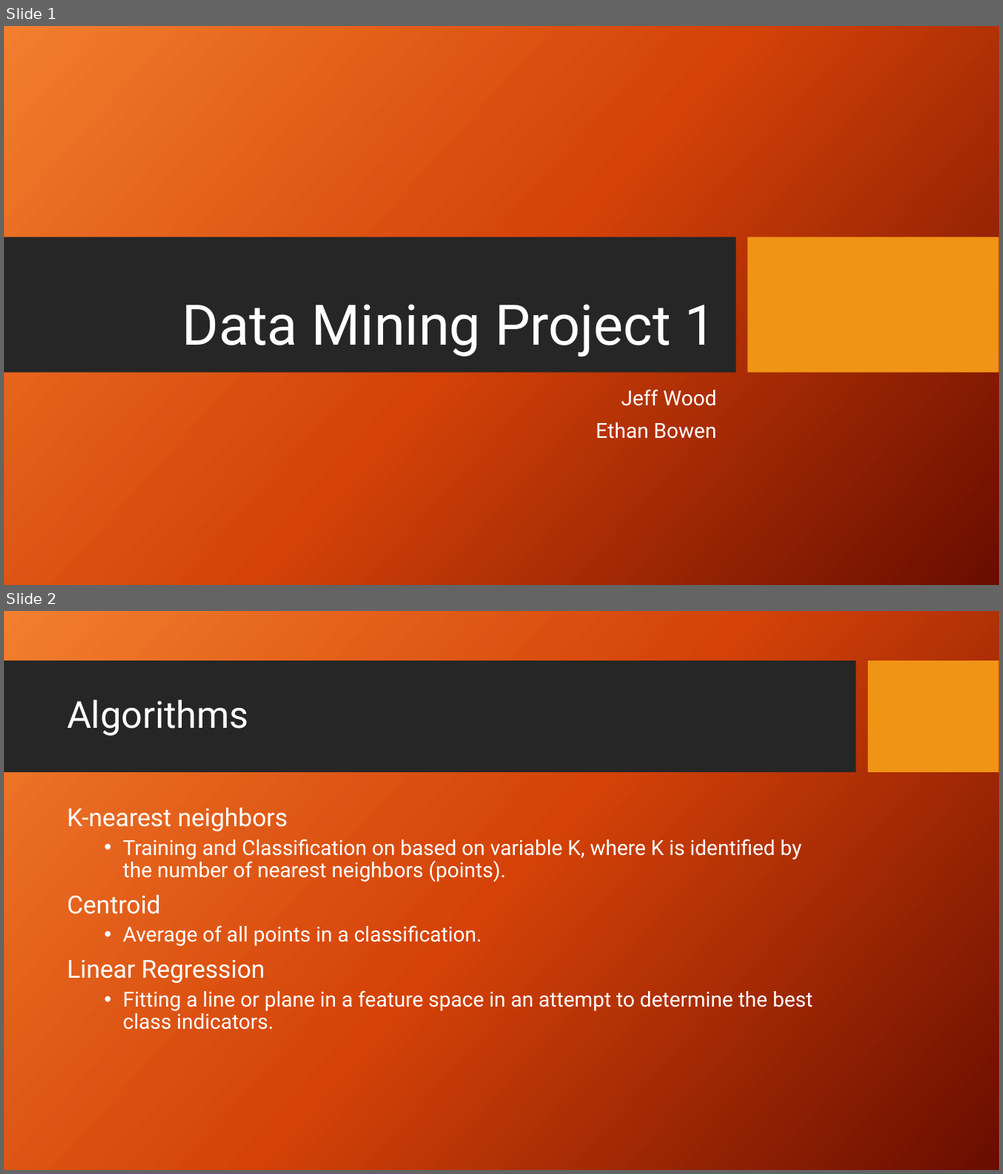
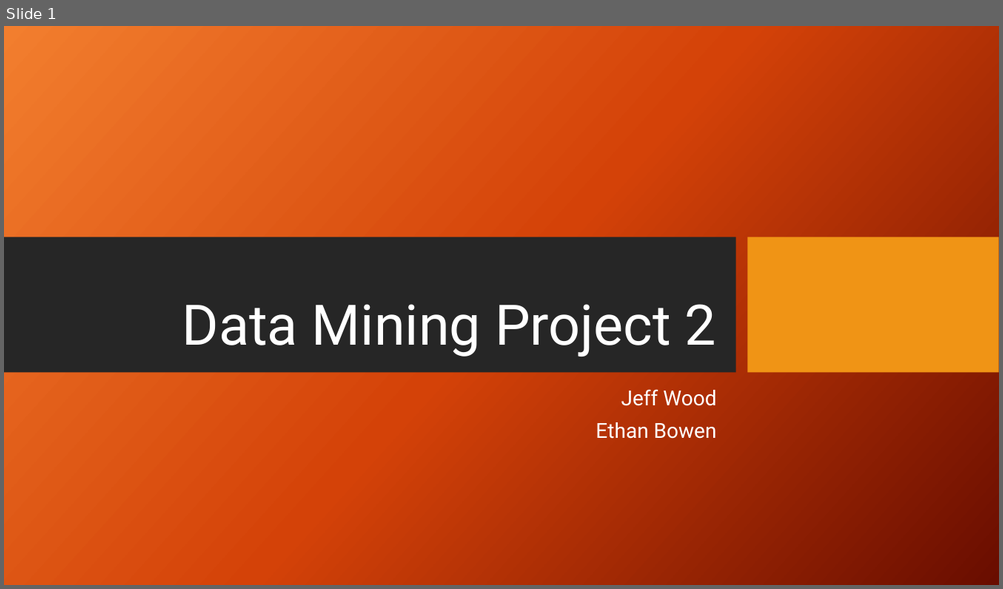
Before and after one commit to WoodMath/cse5334, a slide deck: hw02/Data Mining Project 2.pptx. Shown one above the other, each under a label of ours: slides 1 and 2 before the commit, slide 1 after it. The pictures are 1003x1174 and 1003x589 pixels, drawn with LibreOffice and Linux fonts; fonts in the diff are those of the drawing; background and template pictures are left out. Boxes give left, top, right and bottom in pixels: in the first picture for what was removed or moved away, otherwise in the second. Text is boxed around its words. In the diff, an @@ line names an element or a change of style, - is before the commit and + after.

```diff
--- a/hw02/Data Mining Project 2.pptx
+++ b/hw02/Data Mining Project 2.pptx
@@ slide 2 removed at <box>4,611,999,1170</box>, background picture (left out) @@
@@ rectangle removed at <box>4,661,855,773</box> @@
@@ rectangle removed at <box>868,661,999,773</box> @@
@@ title removed at <box>67,700,249,736</box> @@
-Algorithms
@@ text removed at <box>67,807,812,1030</box> @@
-K-nearest neighbors
-  • Training and Classification on based on variable K, where K is identified by the number of nearest neighbors (points).
-Centroid
-  • Average of all points in a classification.
-Linear Regression
-  • Fitting a line or plane in a feature space in an attempt to determine the best class indicators.
@@ slide 1 changed as well @@
@@ title at <box>182,304,716,357</box>: text changed @@
-Data Mining Project 1
+Data Mining Project 2
```
Also in this commit, not shown: 4 slides added, 10 other slides removed, 5 other files.
